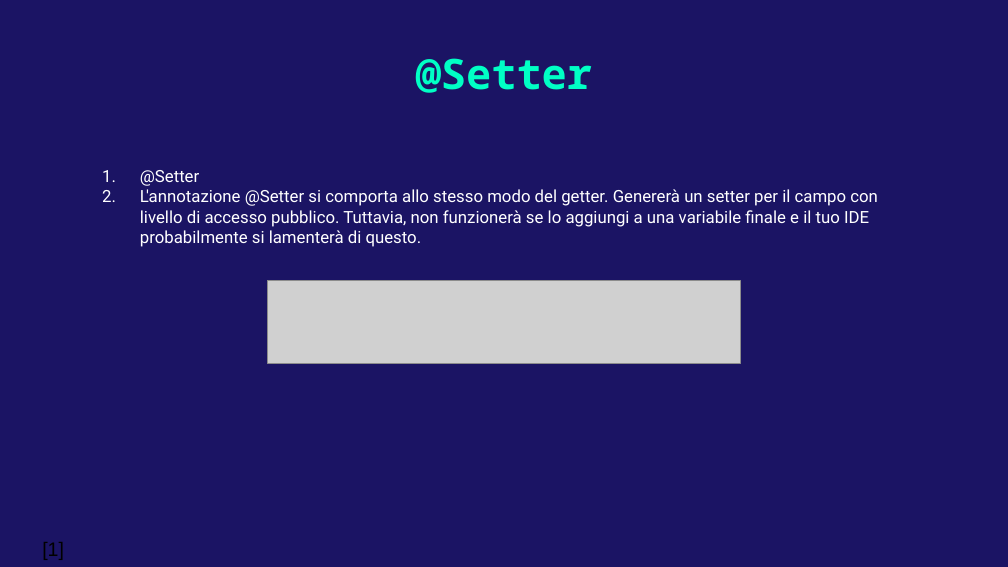
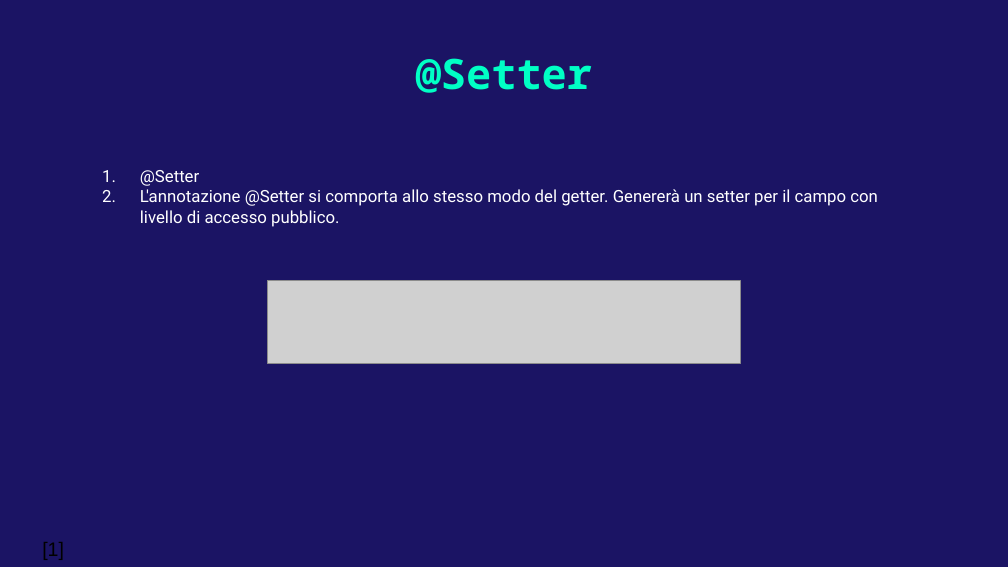
Before and after one commit to AlessandroS94/corso_21122022, a slide deck: slide 4 of Day 4/Annotation part1.pptx. Drawn at 1008x567 pixels with LibreOffice and Linux fonts; fonts in the diff are those of the drawing; grey boxes stand for pictures. Boxes give left, top, right and bottom in pixels: in the first picture for what was removed or moved away, otherwise in the second. Text is boxed around its words. In the diff, an @@ line names an element or a change of style, - is before the commit and + after.

Commit message:
update slide annotation

```diff
--- a/Day 4/Annotation part1.pptx
+++ b/Day 4/Annotation part1.pptx
@@ subtitle at (x1=140, y1=189, x2=878, y2=227): text changed @@
-2. L'annotazione @Setter si comporta allo stesso modo del getter. Genererà un setter per il campo con livello di accesso pubblico. Tuttavia, non funzionerà se lo aggiungi a una variabile finale e il tuo IDE probabilmente si lamenterà di questo.
+2. L'annotazione @Setter si comporta allo stesso modo del getter. Genererà un setter per il campo con livello di accesso pubblico.
```
